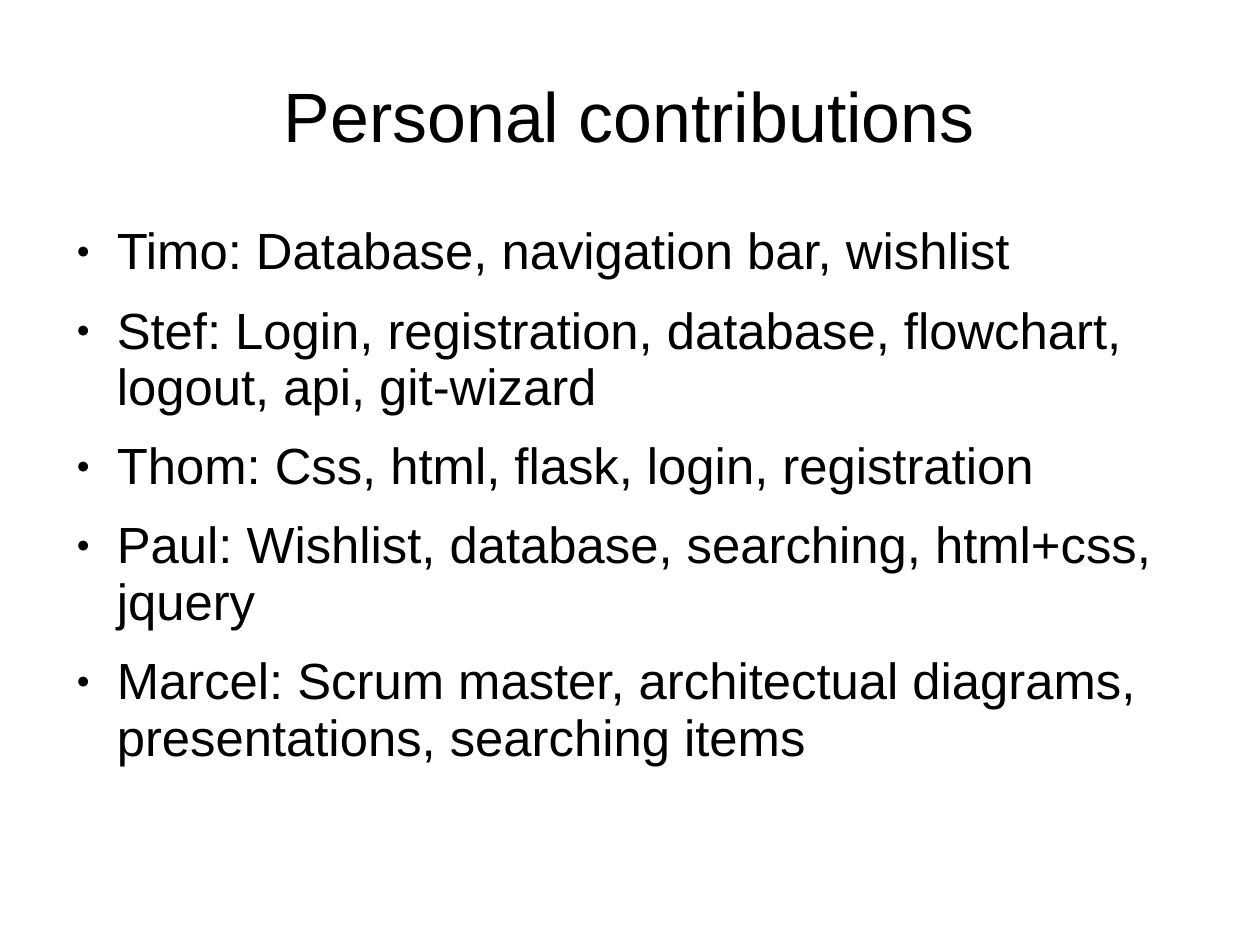
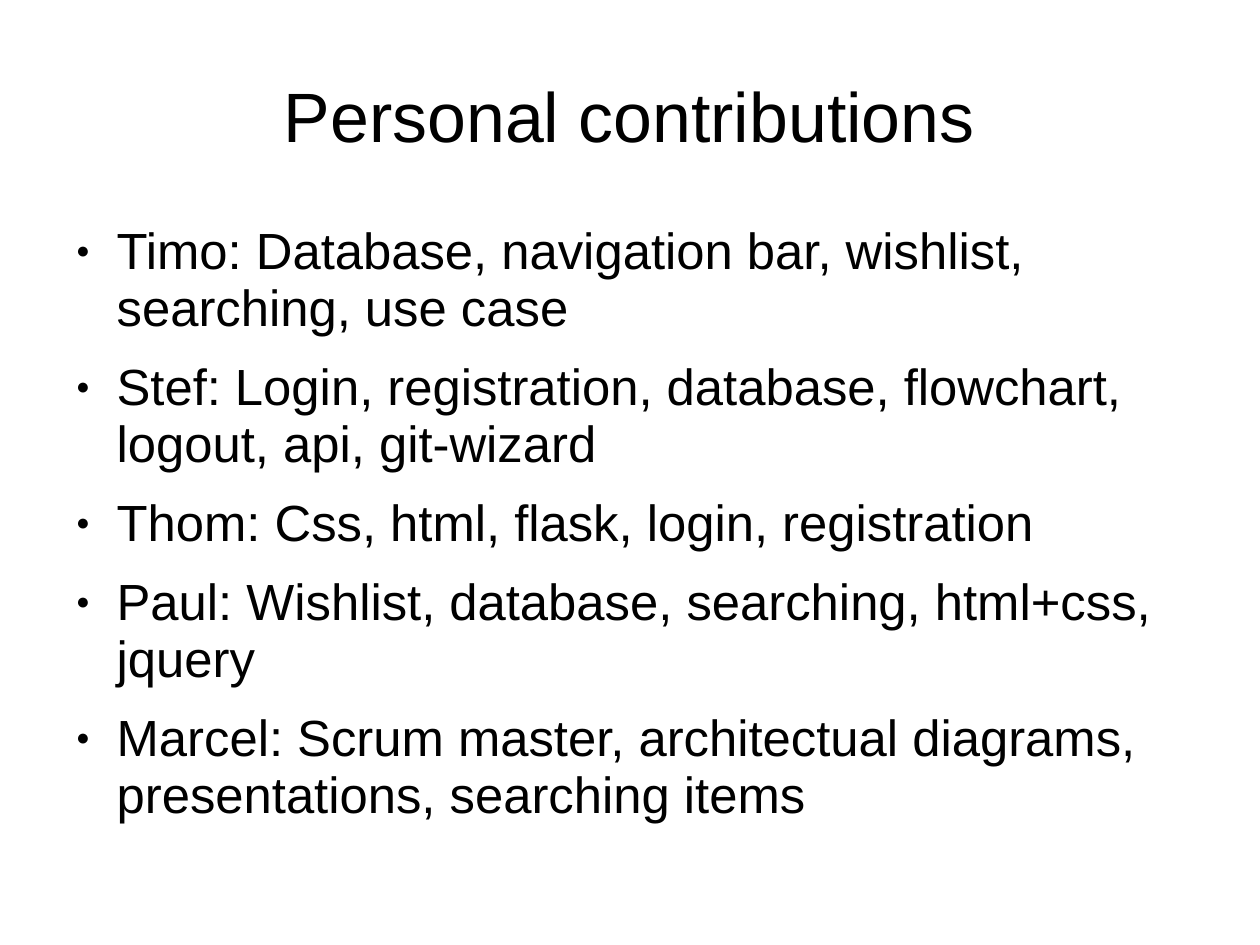
Before and after one commit to Pbdekeijzer/Project5-6, a slide deck: slide 2 of Presentatie/Presentatie.ppt. Drawn at 1260x945 pixels with LibreOffice and Linux fonts; fonts in the diff are those of the drawing; background and template pictures are left out. Boxes give left, top, right and bottom in pixels: in the first picture for what was removed or moved away, otherwise in the second. Text is boxed around its words. In the diff, an @@ line names an element or a change of style, - is before the commit and + after.

Commit message:
Presentation
Presentation

```diff
--- a/Presentatie/Presentatie.ppt
+++ b/Presentatie/Presentatie.ppt
@@ text at [117,232,1024,337]: text changed @@
-● Timo: Database, navigation bar, wishlist
+● Timo: Database, navigation bar, wishlist, searching, use case
```
Also in this commit, not shown: 5 other slides changed, 2 slides added, 9 other files.
